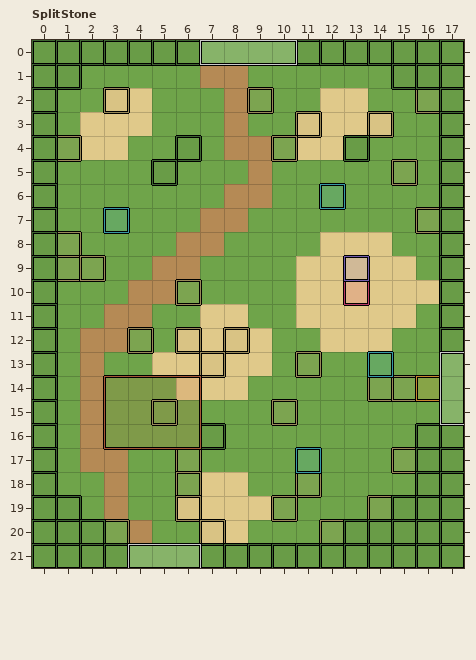
Two states of a LDtk project, art/places/ldtk/places.ldtk. This is how it looked before the edit.
Cells are 16x16 px. Shown: SplitStone x 0..17, y 0..21. The commit also changed other parts of the map, which this record leaves out.
After:
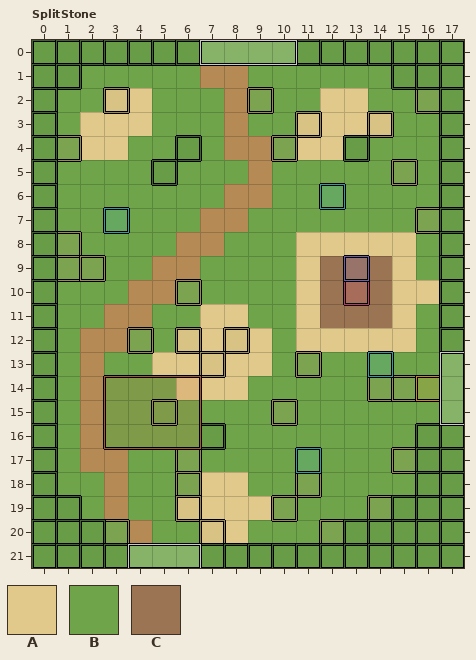
Key: from "Terrain": A 3 "sand", B 6 "grass", C 7 "earth".
_ is an empty cell, . an unchanged one.
Difference:
--- layer "Terrain"
@@ x 11..15 @@
- 8 B...B
- 9 .AAA.
-10 .AAA.
-11 .AAA.
-12 B...B
+ 8 A...A
+ 9 .CCC.
+10 .CCC.
+11 .CCC.
+12 A...A
Pixel boxes of the changes (left, top, right, bottom) in both pictures:
changed: (296, 232, 416, 352)
